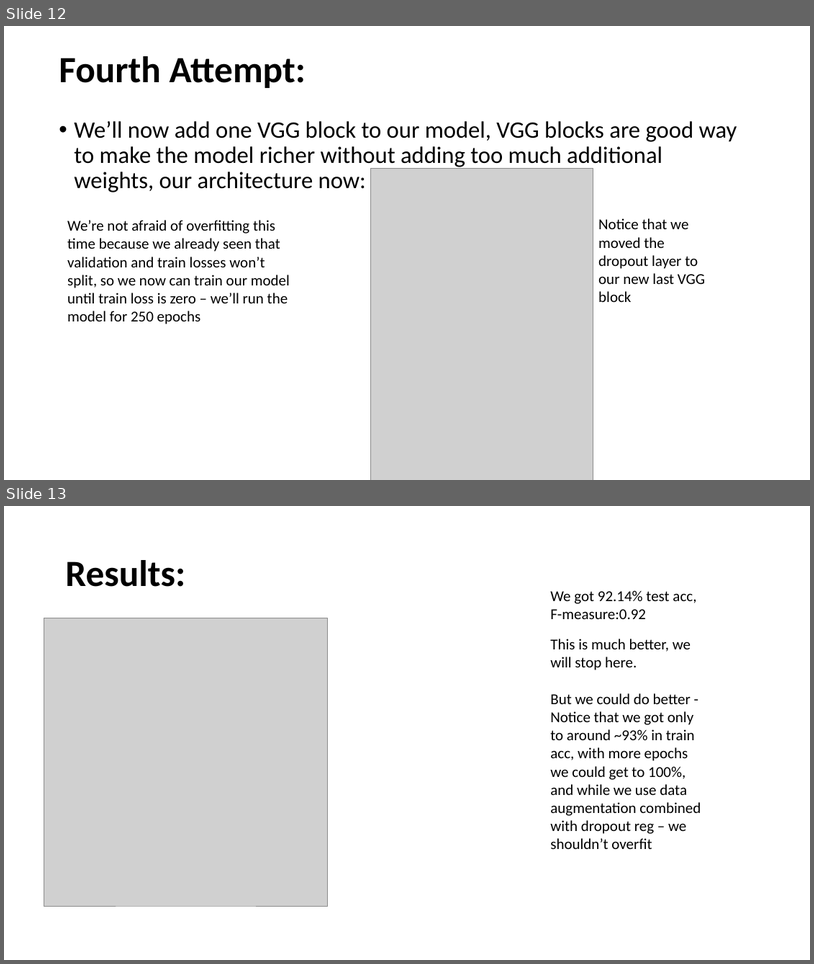
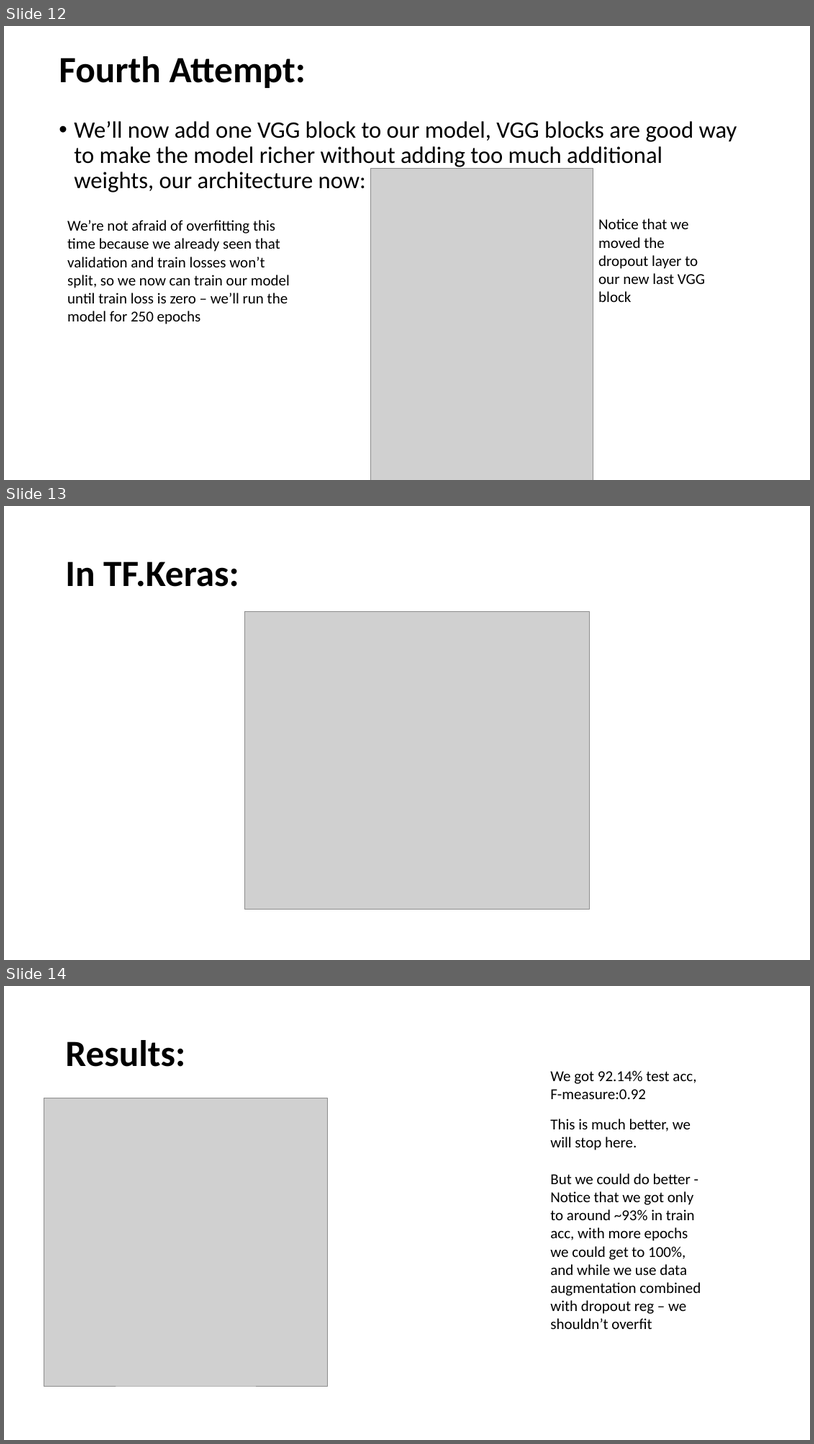
Before and after one commit to EvgenyVendrov/DeepLearningCourse, a slide deck: CNN/proj_pres.pptx. Shown one above the other, each under a label of ours: slides 12 and 13 before the commit, slides 12, 13 and 14 after it. The pictures are 814x964 and 814x1444 pixels, drawn with LibreOffice and Linux fonts; fonts in the diff are those of the drawing; grey boxes stand for pictures. Boxes give left, top, right and bottom in pixels: in the first picture for what was removed or moved away, otherwise in the second. Text is boxed around its words. In the diff, an @@ line names an element or a change of style, - is before the commit and + after.

```diff
--- a/CNN/proj_pres.pptx
+++ b/CNN/proj_pres.pptx
@@ slide 13 added at <box>4,506,810,960</box>, background #FFFFFF @@
@@ title added at <box>65,561,239,587</box>, 44 pt, text #000000, bold @@
+In TF.Keras:
@@ picture added at <box>244,612,589,909</box> @@
@@ what was slide 13 is now slide 14 @@
```
Also in this commit, not shown: 1 slide changed, 1 other file.
